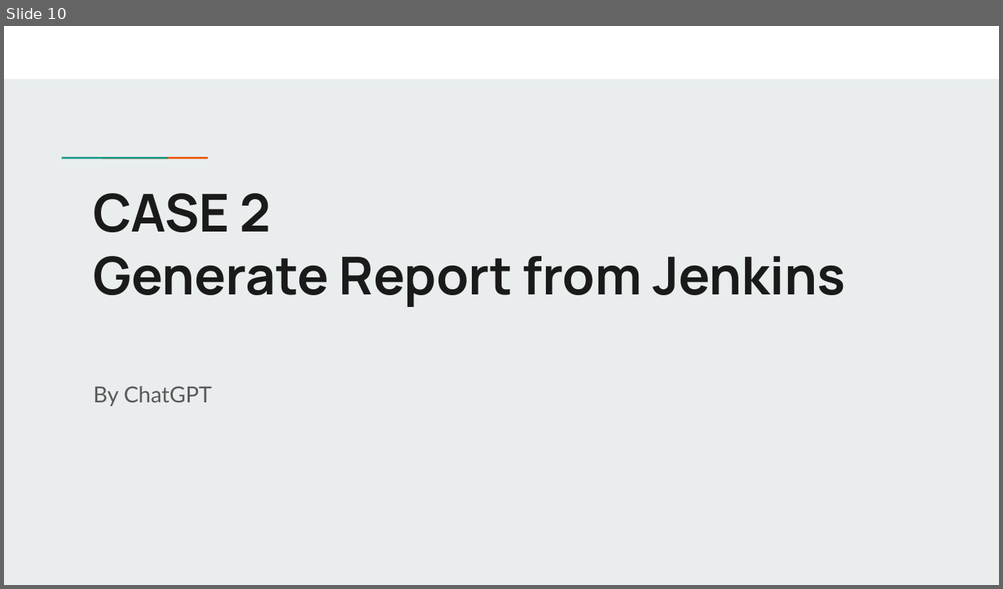
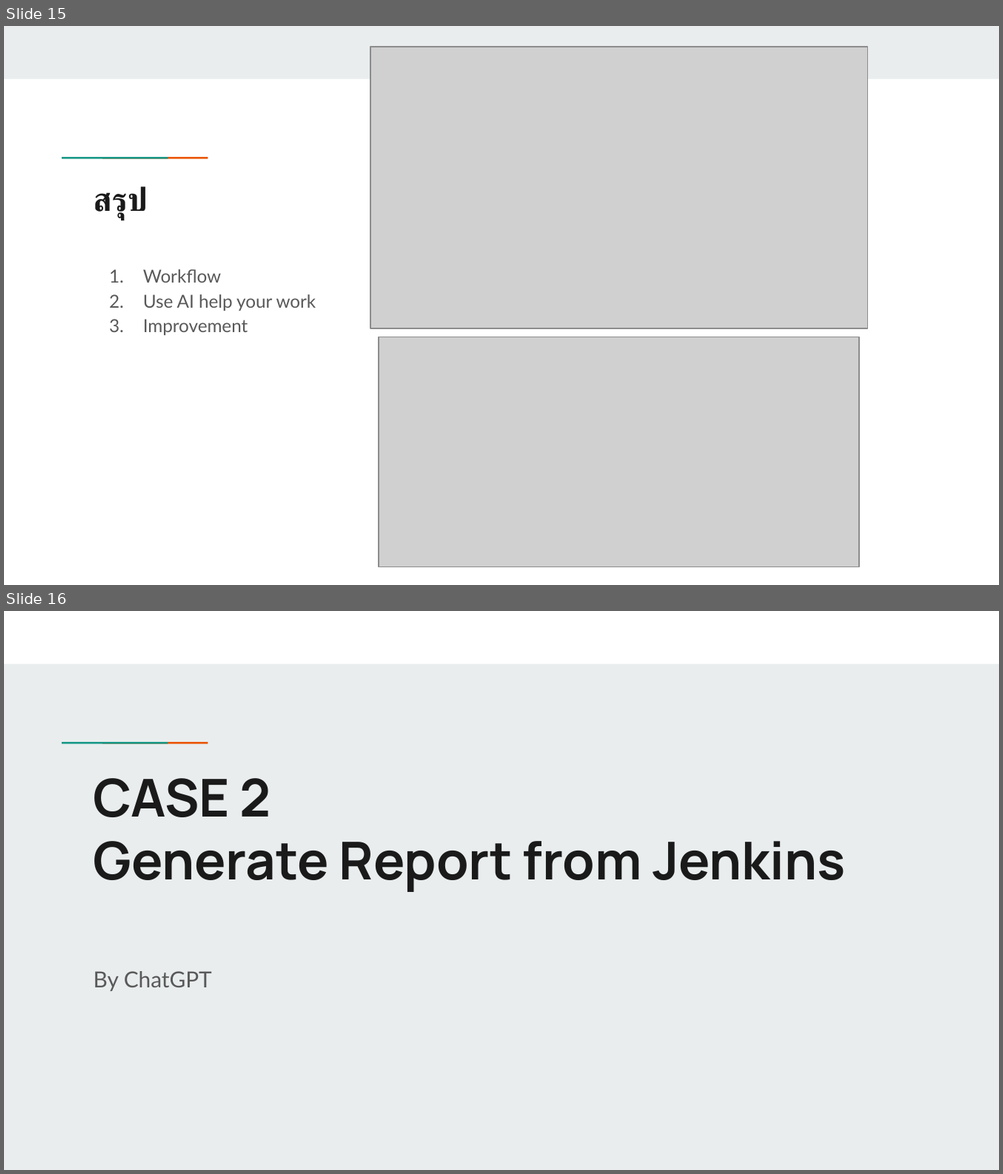
Before and after one commit to forgetz/GeneratePipeline, a slide deck: AI Use Case.pptx. Shown one above the other, each under a label of ours: slide 10 before the commit, slides 15 and 16 after it. The pictures are 1003x589 and 1003x1174 pixels, drawn with LibreOffice and Linux fonts; fonts in the diff are those of the drawing; grey boxes stand for pictures. Boxes give left, top, right and bottom in pixels: in the first picture for what was removed or moved away, otherwise in the second. Text is boxed around its words. In the diff, an @@ line names an element or a change of style, - is before the commit and + after.

```diff
--- a/AI Use Case.pptx
+++ b/AI Use Case.pptx
@@ slide 15 added at (x1=4, y1=26, x2=999, y2=585), background #FFFFFF; not listed: 2 template elements that a slide beside it also shows @@
@@ rectangle added at (x1=4, y1=26, x2=999, y2=79), fill #E9EDEE @@
@@ picture added at (x1=370, y1=47, x2=868, y2=329) @@
@@ title added at (x1=94, y1=187, x2=148, y2=221), 23.4 pt, text #1A1A1A, bold @@
+สรุป
@@ text added at (x1=143, y1=269, x2=316, y2=335), 13 pt, text #595959 @@
+1. Workflow
+2. Use AI help your work
+3. Improvement
@@ picture added at (x1=379, y1=338, x2=859, y2=567) @@
@@ what was slide 10 is now slide 16 @@
```
Also in this commit, not shown: 7 other slides added, 2 slides removed.
